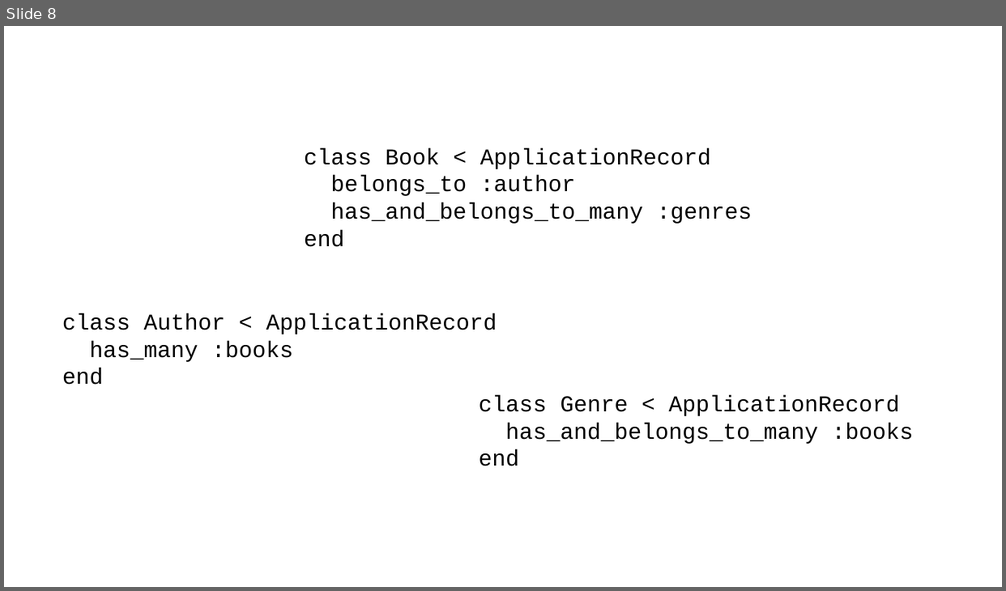
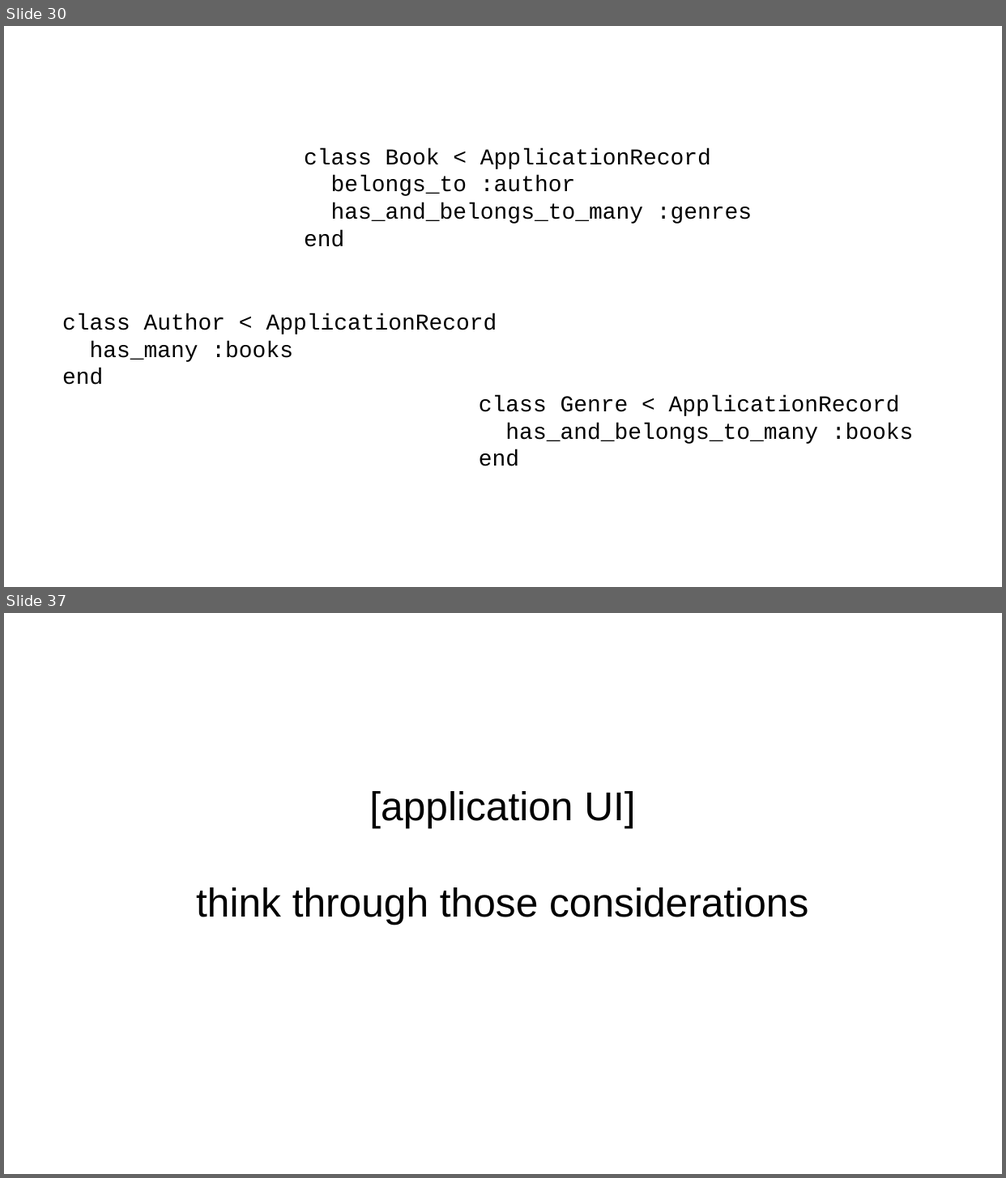
Before and after one commit to chriscressman/architecting-a-search-feature, a slide deck: presentation.odp. Shown one above the other, each under a label of ours: slide 8 before the commit, slides 30 and 37 after it; the slides between them are not shown. The pictures are 1006x591 and 1006x1178 pixels, drawn with LibreOffice and Linux fonts; fonts in the diff are those of the drawing. Boxes give left, top, right and bottom in pixels: in the first picture for what was removed or moved away, otherwise in the second. Text is boxed around its words. In the diff, an @@ line names an element or a change of style, - is before the commit and + after.

```diff
--- a/presentation.odp
+++ b/presentation.odp
@@ slide 37 added at bbox=[4, 613, 1002, 1174], background #FFFFFF @@
@@ subtitle added at bbox=[196, 791, 808, 924], 32 pt, text #000000 @@
+[application UI]
+think through those considerations
@@ what was slide 8 is now slide 30 @@
```
Also in this commit, not shown: 64 other slides added, 4 slides removed.
